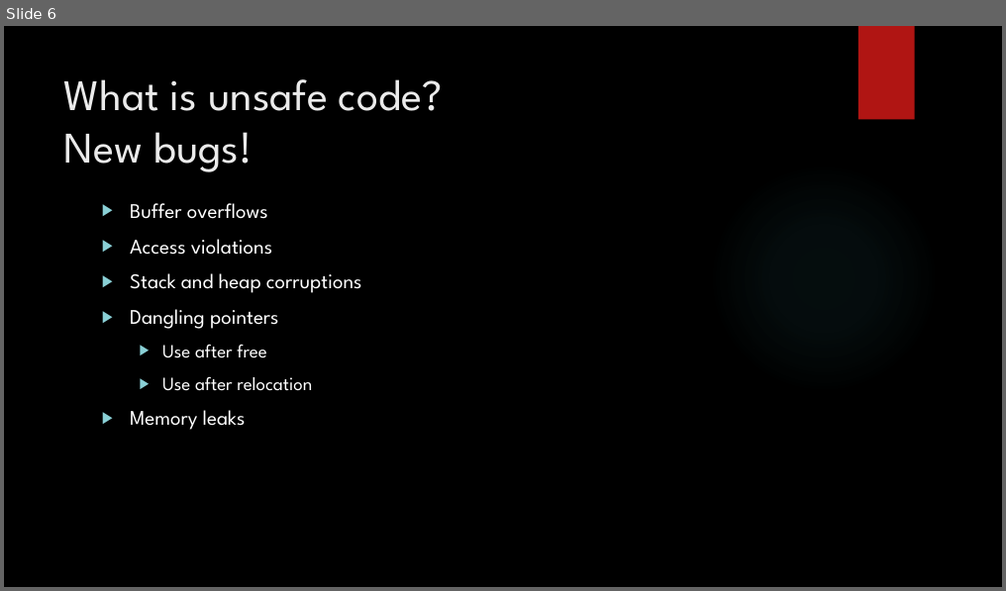
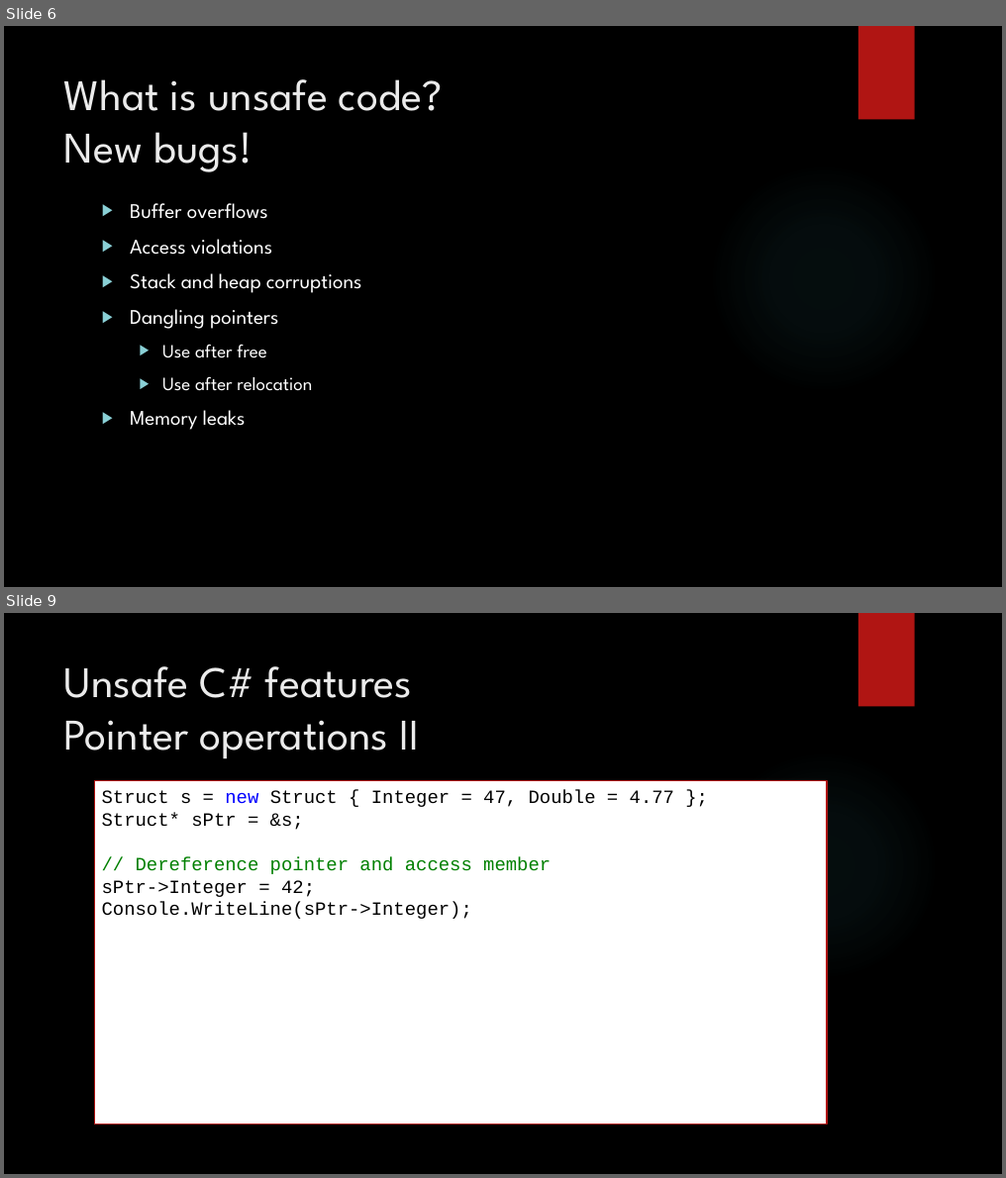
Before and after one commit to dennisdietrich/UnsafeCSharp, a slide deck: doc/Introduction to unsafe C#.pptx. Shown one above the other, each under a label of ours: slide 6 before the commit, slides 6 and 9 after it; the slides between them are not shown. The pictures are 1006x591 and 1006x1178 pixels, drawn with LibreOffice and Linux fonts; fonts in the diff are those of the drawing; background and template pictures are left out. Boxes give left, top, right and bottom in pixels: in the first picture for what was removed or moved away, otherwise in the second. Text is boxed around its words. In the diff, an @@ line names an element or a change of style, - is before the commit and + after.

Commit message:
Added demo of basic pointer operations

```diff
--- a/doc/Introduction to unsafe C#.pptx
+++ b/doc/Introduction to unsafe C#.pptx
@@ slide 9 added at (4,613,1002,1174), background picture (left out); not listed: 2 template elements that a slide beside it also shows @@
@@ title added at (64,666,419,759), 42 pt, text #EBEBEB @@
+Unsafe C# features
+Pointer operations II
@@ rectangle added at (94,781,827,1125), fill #FFFFFF, outline #B01513 1.25 pt, 18 pt, text #000000 @@
+Struct s = new Struct { Integer = 47, Double = 4.77 };
+Struct* sPtr = &s;
+// Dereference pointer and access member
+sPtr->Integer = 42;
+Console.WriteLine(sPtr->Integer);
```
Also in this commit, not shown: 2 slides changed, 1 other slide added, 5 other files.
